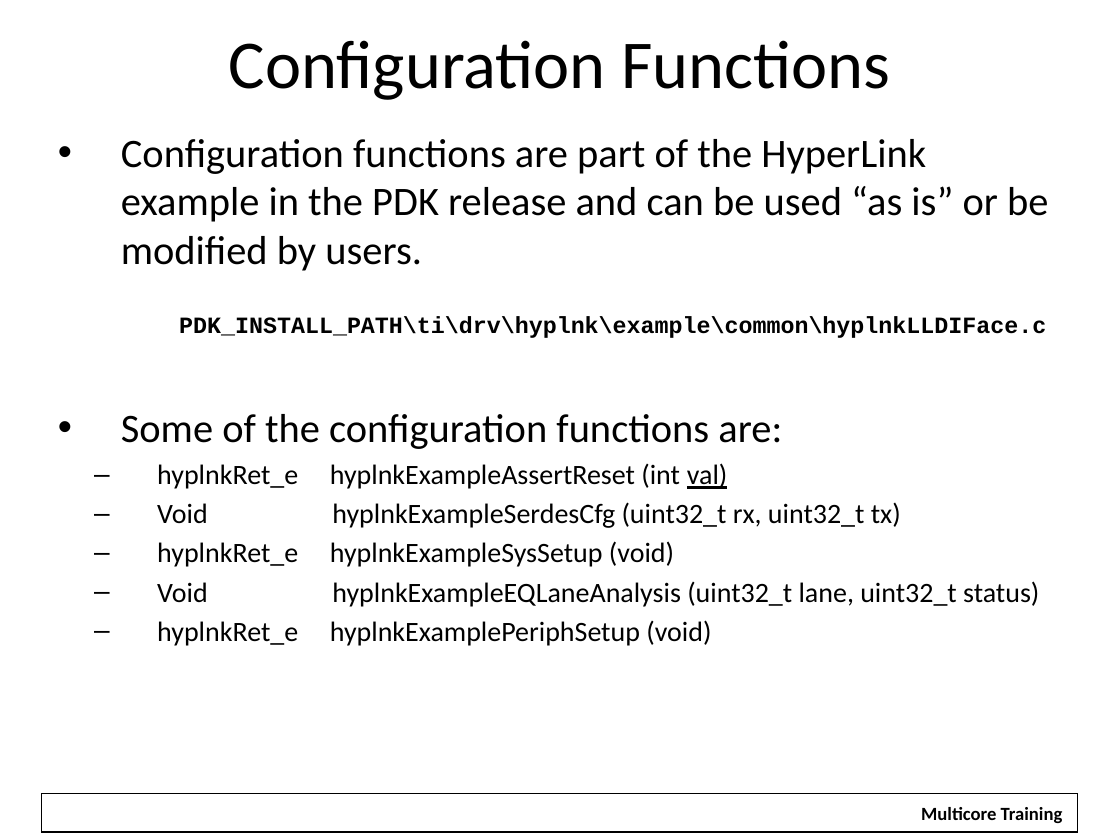
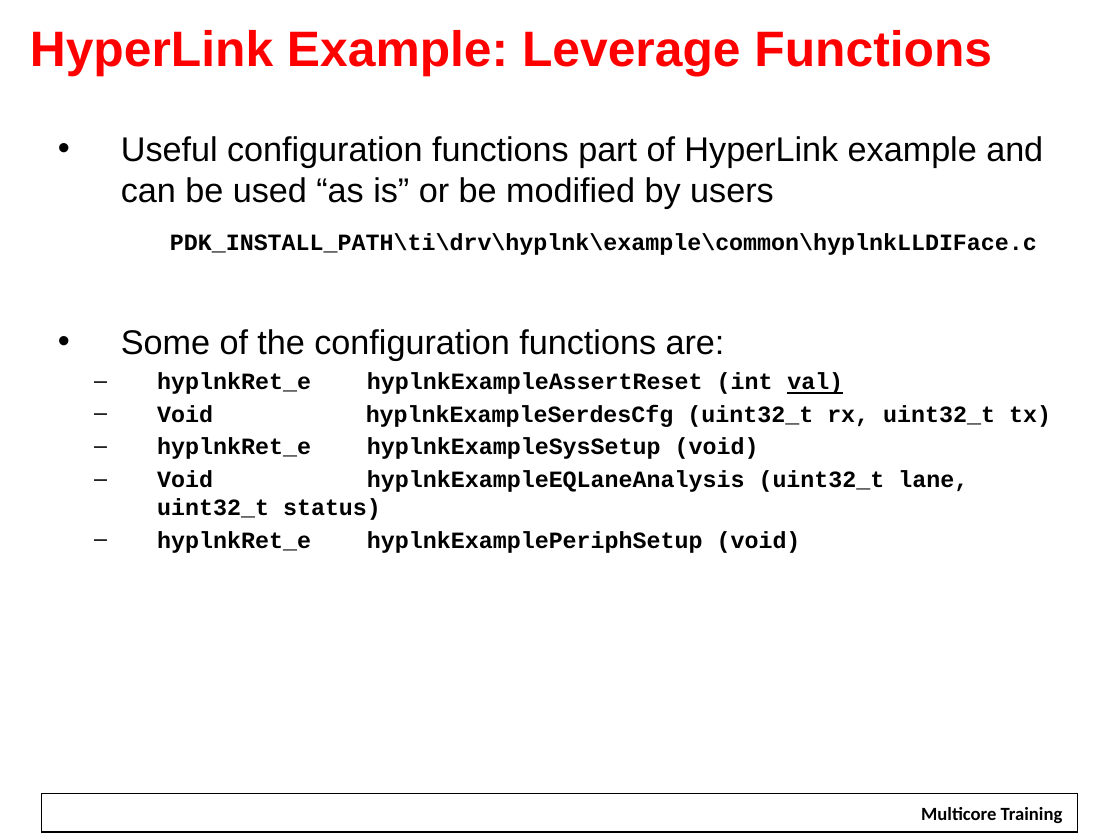
Before and after one commit to hari1989/keystone-workshop, a slide deck: slide 52 of slides/Intro to Hyperlink.pptx (slide 43 before the commit). Drawn at 1120x840 pixels with LibreOffice and Linux fonts; fonts in the diff are those of the drawing; background and template pictures are left out. Boxes give left, top, right and bottom in pixels: in the first picture for what was removed or moved away, otherwise in the second. Text is boxed around its words. In the diff, an @@ line names an element or a change of style, - is before the commit and + after.

```diff
--- a/slides/Intro to Hyperlink.pptx
+++ b/slides/Intro to Hyperlink.pptx
@@ text added at (30,30,992,77), 32 pt, text #FF0000, bold @@
+HyperLink Example: Leverage Functions
@@ title removed at (229,40,890,100) @@
-Configuration Functions
@@ text at (121,136,1043,208): text changed; size 26 to 22 pt; font Calibri to Arial @@
-• Configuration functions are part of the HyperLink example in the PDK release and can be used “as is” or be modified by users.
+• Useful configuration functions part of HyperLink example and can be used “as is” or be modified by users
@@ text at (121,233,1051,553): size 26 to 22 pt, font Calibri to Arial in "Some of the configuration functions are:"; size 18 to 15 pt, font Calibri to Courier New, bold on in "hyplnkRet_e hyplnkExampleAssertReset (int val)", "Void hyplnkExampleSerdesCfg (uint32_t rx, uint32_t tx)", "hyplnkRet_e hyplnkExampleSysSetup (void)", "Void hyplnkExampleEQLaneAnalysis (uint32_t lane, uint32_t st ..." and 1 more places; indent changed @@
```
Also in this commit, not shown: 23 other slides changed, 40 slides added, 23 slides removed, 1 other file.
